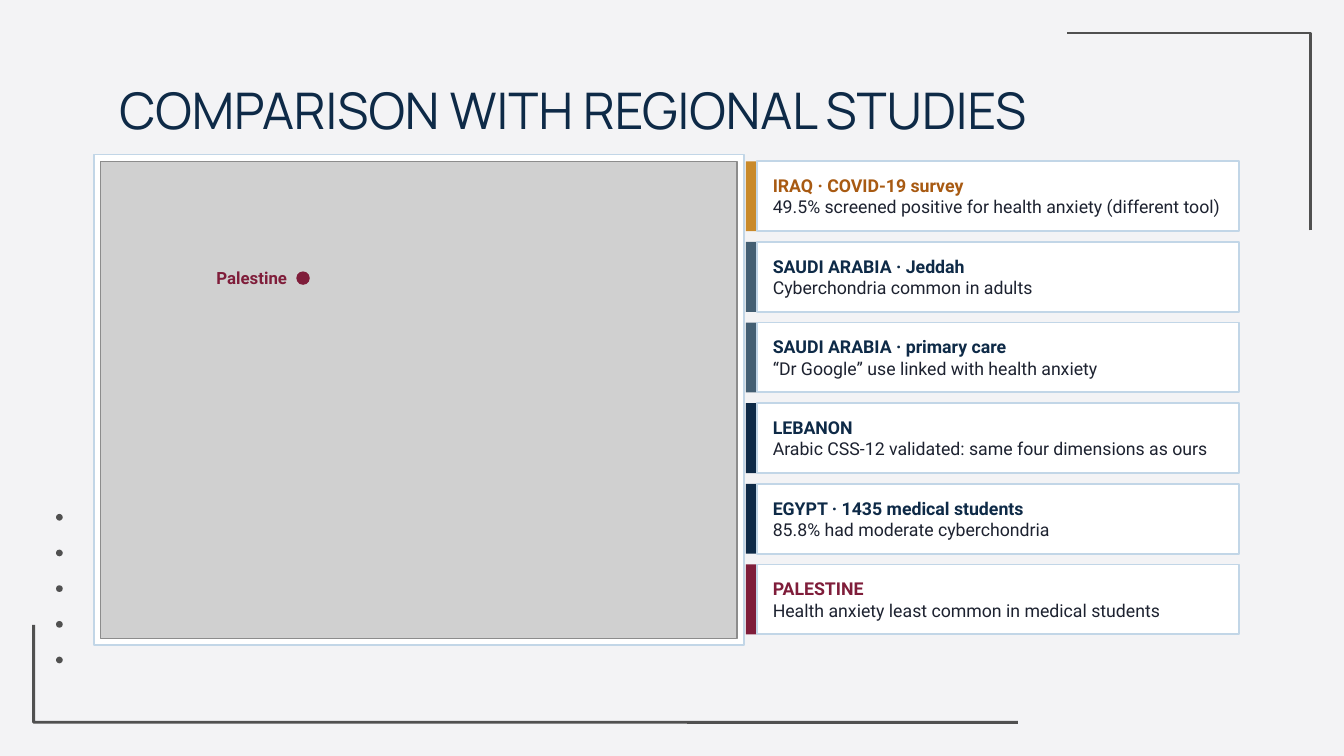
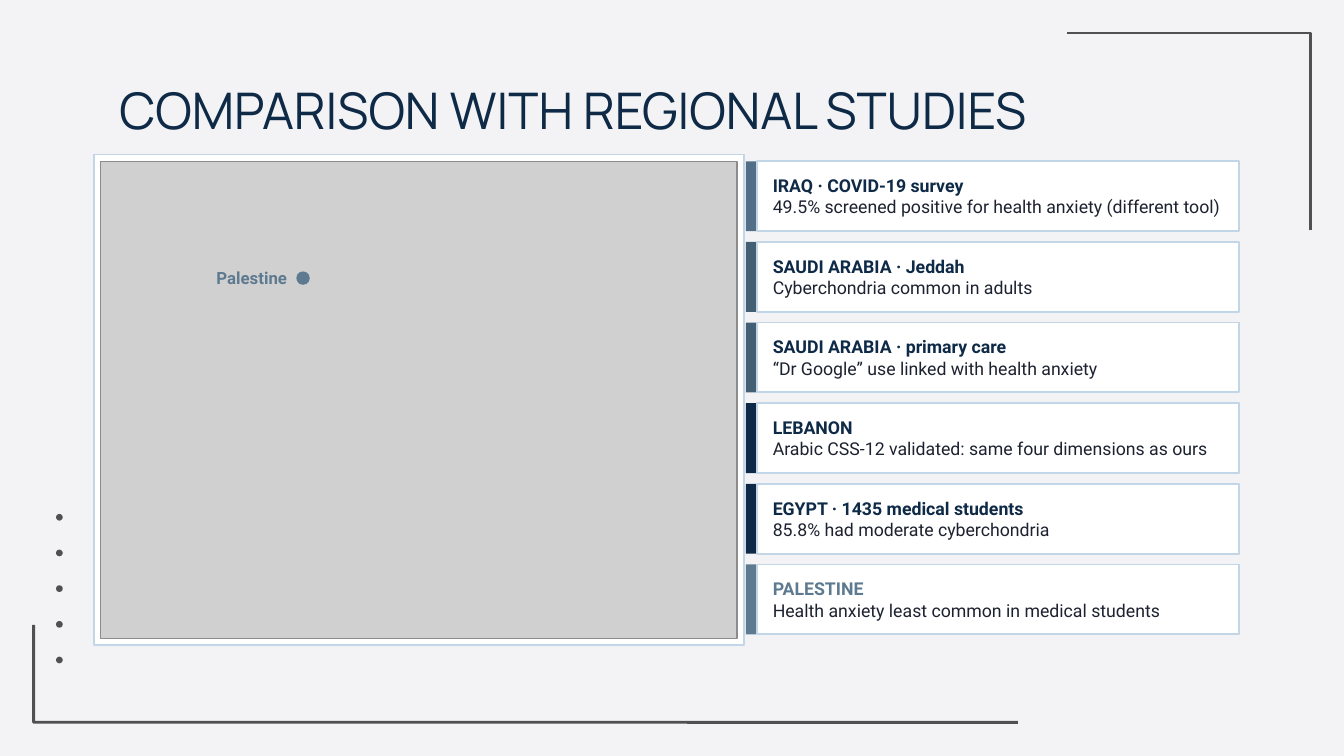
Before and after one commit to Yaseen279/History-Exam, a slide deck: slide 23 of research/output/study/slides/Defence_Final.pptx (slide 25 before the commit). Drawn at 1344x756 pixels with LibreOffice and Linux fonts; fonts in the diff are those of the drawing; grey boxes stand for pictures; background and template pictures are left out. Boxes give left, top, right and bottom in pixels: in the first picture for what was removed or moved away, otherwise in the second. Text is boxed around its words. In the diff, an @@ line names an element or a change of style, - is before the commit and + after.

```diff
--- a/research/output/study/slides/Defence_Final.pptx
+++ b/research/output/study/slides/Defence_Final.pptx
@@ rectangle at [746, 161, 757, 231]: fill #C98A2B to #536F88 @@
@@ text at [773, 179, 964, 196]: text colour #A85A12 to #0E2A47 in "IRAQ · COVID-19 survey" @@
@@ text "Palestine" at [216, 271, 287, 284]: text colour #7F1D3A to #5E7A90 @@
@@ ellipse at [297, 271, 310, 285]: fill #7F1D3A to #5E7A90 @@
@@ rectangle at [746, 564, 757, 634]: fill #7F1D3A to #5E7A90 @@
@@ text at [773, 582, 864, 595]: text colour #7F1D3A to #5E7A90 in "PALESTINE" @@
```
Also in this commit, not shown: 15 other slides changed, 1 slide added, 3 slides removed, 4 other files.
